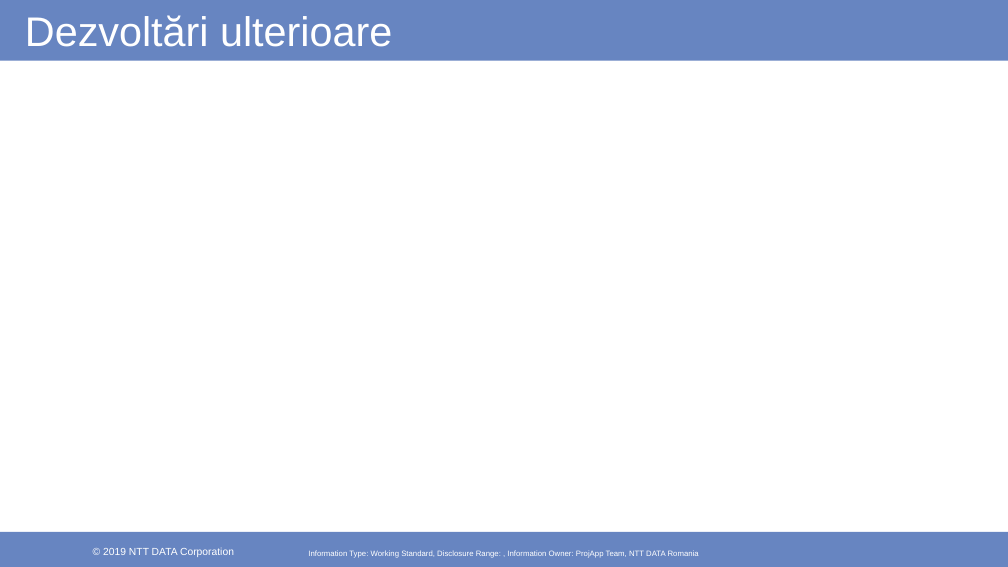
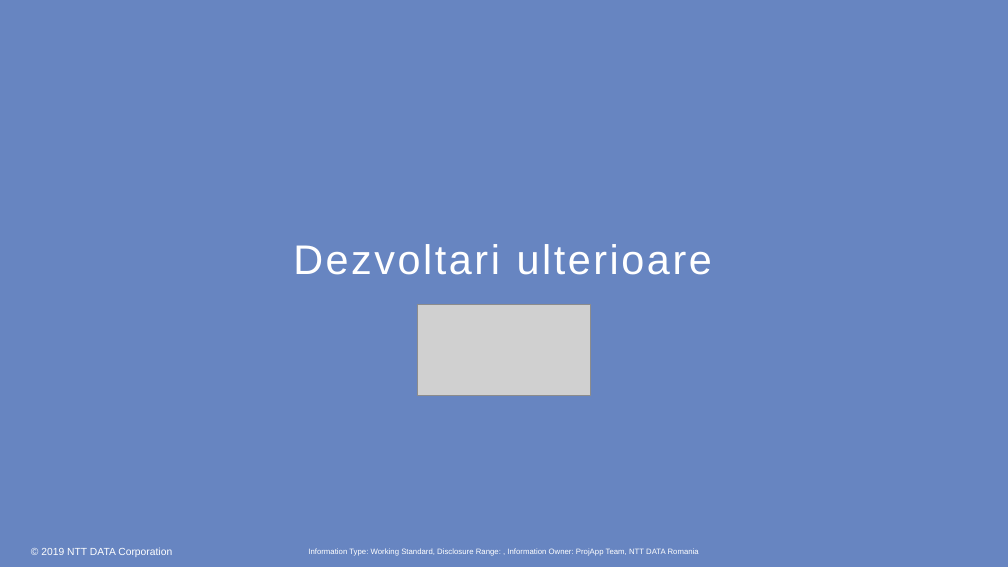
Before and after one commit to marianungureanu/ProjApp, a slide deck: slide 31 of ProjAppPresentation.pptx (slide 13 before the commit). Drawn at 1008x567 pixels with LibreOffice and Linux fonts; fonts in the diff are those of the drawing; grey boxes stand for pictures; background and template pictures are left out. Boxes give left, top, right and bottom in pixels: in the first picture for what was removed or moved away, otherwise in the second. Text is boxed around its words. In the diff, an @@ line names an element or a change of style, - is before the commit and + after.

```diff
--- a/ProjAppPresentation.pptx
+++ b/ProjAppPresentation.pptx
@@ background #FFFFFF to #6785C1 @@
@@ rectangle removed at [0,0,1008,60] @@
@@ text removed at [25,15,392,47] @@
-Dezvoltări ulterioare
@@ title added at [293,244,712,275], 39.4 pt, text #FFFFFF @@
+Dezvoltari ulterioare
@@ picture added at [418,304,591,395] @@
@@ rectangle removed at [0,532,1008,567] @@
@@ rectangle removed at [70,535,232,560] @@
@@ rectangle removed at [411,536,574,561] @@
@@ text "© 2019 NTT DATA Corporation" rewrapped from [103,547,222,557] to [41,547,172,557] @@
@@ text removed at [91,547,234,557] @@
-© 2019 NTT DATA Corporation
@@ page number removed at [495,551,512,557] @@
-13
```
Also in this commit, not shown: 8 other slides changed, 22 slides added, 2 slides removed.
